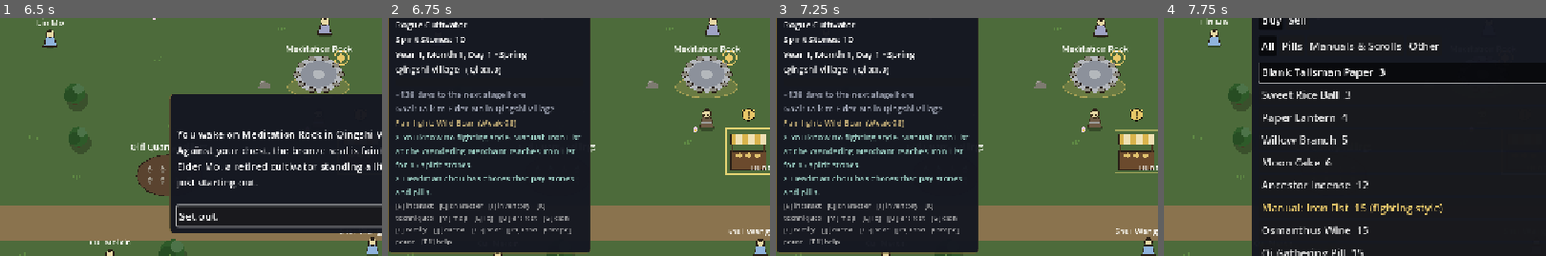
Above: before the commit, frames 1-4 (left to right).
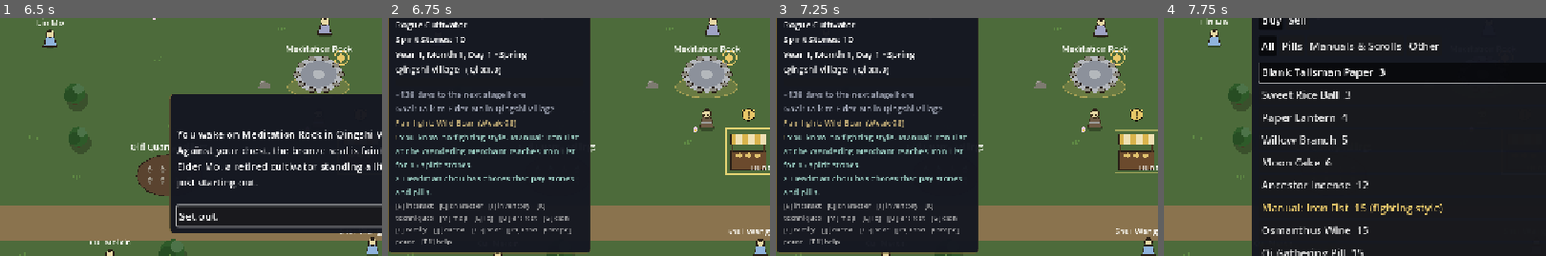
Above: after the commit, the same moments.

Repository: samridghimire/cultivation-game
Game: Godot game, scene res://src/ui/main_menu.tscn
Same seed, same stepped clock (60 frames per second), same inputs: the game is played once before the commit and once after it.
Inputs (mouse positions are % of the whole screen's width and height, from its top left):
- Up to frame 1 (6.5 s): click "New Game" at 0.5 s; click "Begin" at 1.25 s; click "Reach for it." at 2 s; click "Protect those who cannot prot…" at 2.75 s; click "What are you?" at 3.5 s; click "Why me?" at 4.25 s; click "What are you?" at 5 s; click "..." at 5.75 s
- Up to frame 2 (6.75 s): click "Set out." at 6.5 s
- Up to frame 3 (7.25 s): no input
- Up to frame 4 (7.75 s): tap Enter (ui_accept) at 7.25, 7.52 s; move the mouse to (72, 45) at 7.27 s; hold D (move_right) from 7.28 s (still down); hold E (interact) from 7.28 s (still down); click (72, 45) at 7.42 s
The pictures show only the part of the screen within x 1-51%, y 19-69%; the shares and areas given below are measured in that part.

Frame 1 is identical in both runs. In frame 2, 0.7% of the frame differs, in the area x 2-51%, y 48-52%; in frame 3, 0.7%; in frame 4, nothing differs.

Commit message:
[WU-284] The HUD's first hint wears the gold '!' when it names a place in the region
HUD.first_hint_names_place + a gold '!' Label over the first hint line (indented
in place of '> '). Unit test in test_hud_crowding.gd. hud_arrival re-run at
1280x720 shows no hint line (fresh character), so the badge itself is covered by
the unit test only, not a png.

Follow-ups: a --hint-shot case where the first hint names a place, to eyeball the badge.

Co-Authored-By: Claude Sonnet 5.5 <noreply@anthropic.com>
Claude-Session: https://claude.ai/code/session_013LiRb9E9fYgj2XxkhgDHGg

Diff:
--- a/src/ui/hud.gd
+++ b/src/ui/hud.gd
@@ -22,6 +22,7 @@
 var _next_layer: Label
 var _injuries: Label
 var _hint: Label
+var _hint_badge: Label  # WU-284: gold "!" over the first hint when it names a place here
 var _hint_lines: PackedStringArray = []
 var _goal: Label
 var _hunt: Label
@@ -386,6 +387,9 @@
 	_hint.autowrap_mode = TextServer.AUTOWRAP_WORD_SMART
 	_hint.custom_minimum_size = Vector2(316, 0)
 	box.add_child(_hint)
+	_hint_badge = UIStyle.label("!", 14, UIStyle.ACCENT)
+	_hint_badge.visible = false
+	_hint.add_child(_hint_badge)
 	_key_bar = UIStyle.label("", 12, Color(0.7, 0.7, 0.7))
 	_key_bar.autowrap_mode = TextServer.AUTOWRAP_WORD_SMART
 	_key_bar.custom_minimum_size = Vector2(316, 0)
@@ -623,7 +627,26 @@
 
 func _set_hint_text(lines: PackedStringArray) -> void:
 	_hint.visible = not lines.is_empty()
-	_hint.text = "\n".join(Array(lines).map(func(h: String) -> String: return "> " + h))
+	var marked := not lines.is_empty() and first_hint_names_place(lines[0], _region_place_names())
+	_hint_badge.visible = marked
+	var out: Array = []
+	for i in lines.size():
+		out.append(("  " if i == 0 and marked else "> ") + lines[i])
+	_hint.text = "\n".join(out)
+
+
+## Names of the places in the current region (what the world marks with its "!" badge).
+func _region_place_names() -> Array:
+	var names: Array = []
+	var region: Dictionary = GameState.data.regions.get(GameState.current_region, {})
+	for place: Dictionary in region.get("places", []):
+		names.append(str(place.get("display_name", "")))
+	return names
+
+
+## True when `hint` names any of `names` (WU-284; the same check the world uses to mark places).
+static func first_hint_names_place(hint: String, names: Array) -> bool:
+	return not Interactable.hinted_names(hint, names).is_empty()
 
 
 ## WU-257: keeps a shorter hint instead of hiding it. Drops hints from the end down to one, then cuts
--- a/tests/unit/test_hud_crowding.gd
+++ b/tests/unit/test_hud_crowding.gd
@@ -115,3 +115,22 @@
 	hud.queue_free()
 	root.size = old_size
 	gs.end_session()
+
+
+func test_first_hint_badge_only_when_a_place_is_named() -> void:
+	var names: Array = ["Village Clinic", "Village Gate"]
+	assert_true(HudScript.first_hint_names_place("Try the Village Clinic.", names))
+	assert_true(not HudScript.first_hint_names_place("Rest and meditate.", names))
+	var root := _tree().root
+	var gs: Node = root.get_node("GameState")
+	gs.start_session(CharacterFactory.create("Lin", gs.data, seeded_rng(5), "male"))
+	var hud: CanvasLayer = load("res://src/ui/hud.tscn").instantiate()
+	root.add_child(hud)
+	await _frames()
+	var place := str(gs.data.regions[gs.current_region]["places"][0]["display_name"])
+	hud.call("_set_hint_text", PackedStringArray(["Visit " + place + " now."]))
+	assert_true(hud.get("_hint_badge").visible, "badge shown beside a named place")
+	hud.call("_set_hint_text", PackedStringArray(["Just breathe."]))
+	assert_true(not hud.get("_hint_badge").visible, "no badge otherwise")
+	hud.queue_free()
+	gs.end_session()
